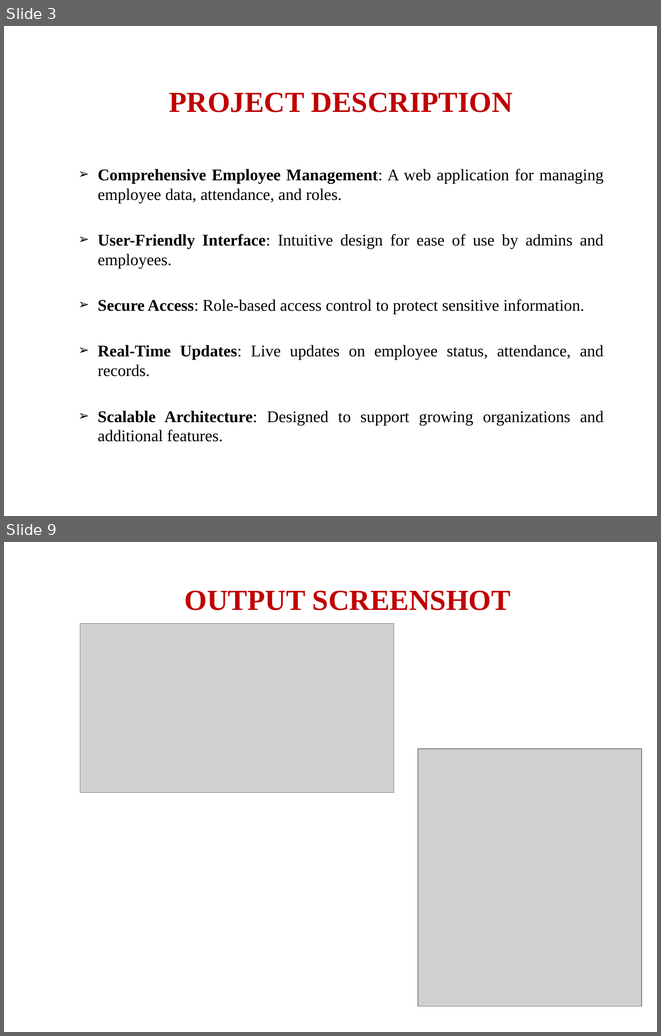
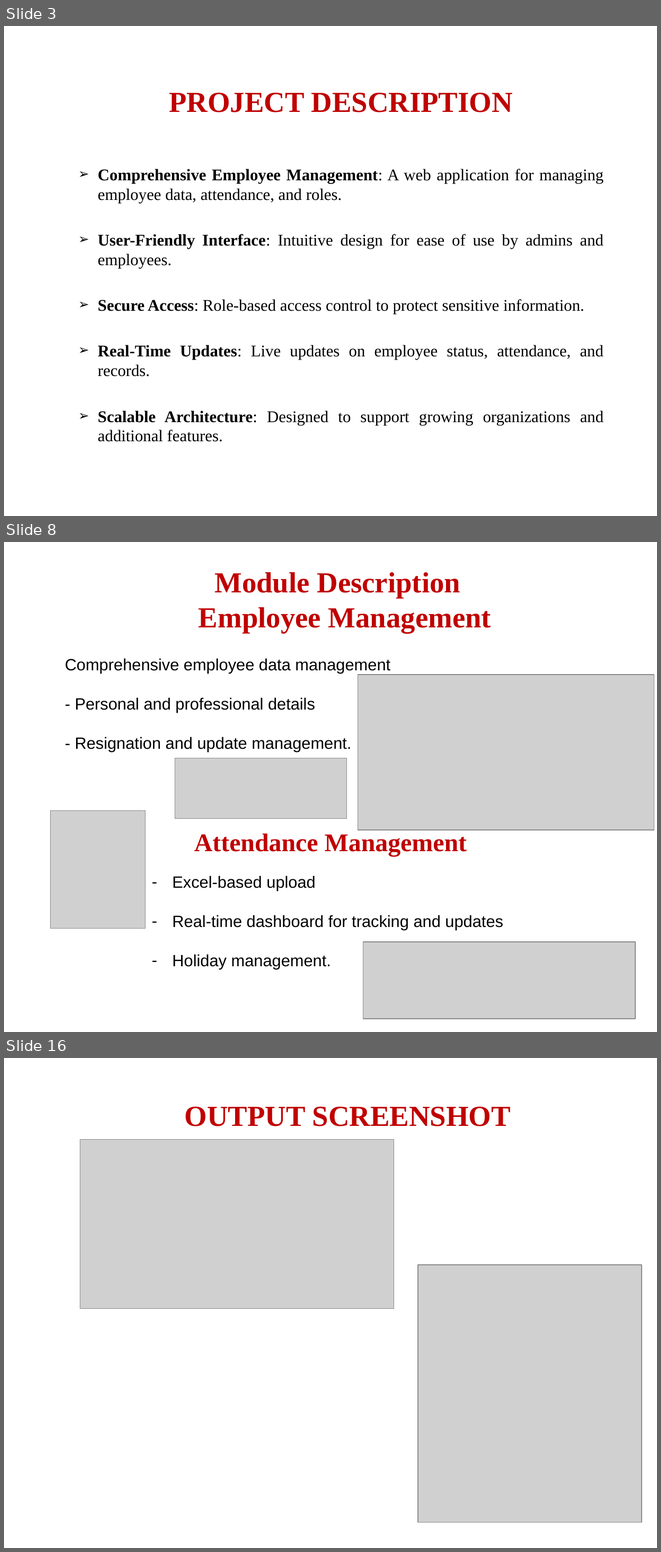
Before and after one commit to Immanuvel1207/Employee-Management-System, a slide deck: Employee-management-system.pptx. Shown one above the other, each under a label of ours: slides 3 and 9 before the commit, slides 3, 8 and 16 after it; the slides between them are not shown. The pictures are 661x1036 and 661x1552 pixels, drawn with LibreOffice and Linux fonts; fonts in the diff are those of the drawing; grey boxes stand for pictures; background and template pictures are left out. Boxes give left, top, right and bottom in pixels: in the first picture for what was removed or moved away, otherwise in the second. Text is boxed around its words. In the diff, an @@ line names an element or a change of style, - is before the commit and + after.

```diff
--- a/Employee-management-system.pptx
+++ b/Employee-management-system.pptx
@@ slide 8 added at (4, 542, 657, 1032), background picture (left out) @@
@@ title added at (199, 572, 491, 633), 32 pt, text #C00000, bold @@
+Module Description
+Employee Management
@@ text added at (65, 658, 390, 752), 18 pt, text #000000 @@
+Comprehensive employee data management
+- Personal and professional details
+- Resignation and update management.
@@ picture added at (358, 674, 654, 830) @@
@@ picture added at (175, 758, 347, 819) @@
@@ picture added at (50, 810, 145, 928) @@
@@ text added at (194, 833, 467, 856), 28 pt, text #C00000, bold @@
+Attendance Management
@@ text added at (172, 875, 503, 969), 18 pt, text #000000 @@
+– Excel-based upload
+– Real-time dashboard for tracking and updates
+– Holiday management.
@@ picture added at (363, 942, 635, 1018) @@
@@ what was slide 9 is now slide 16 @@
```
Also in this commit, not shown: 3 slides changed, 11 other slides added, 4 slides removed, 19 other files.
